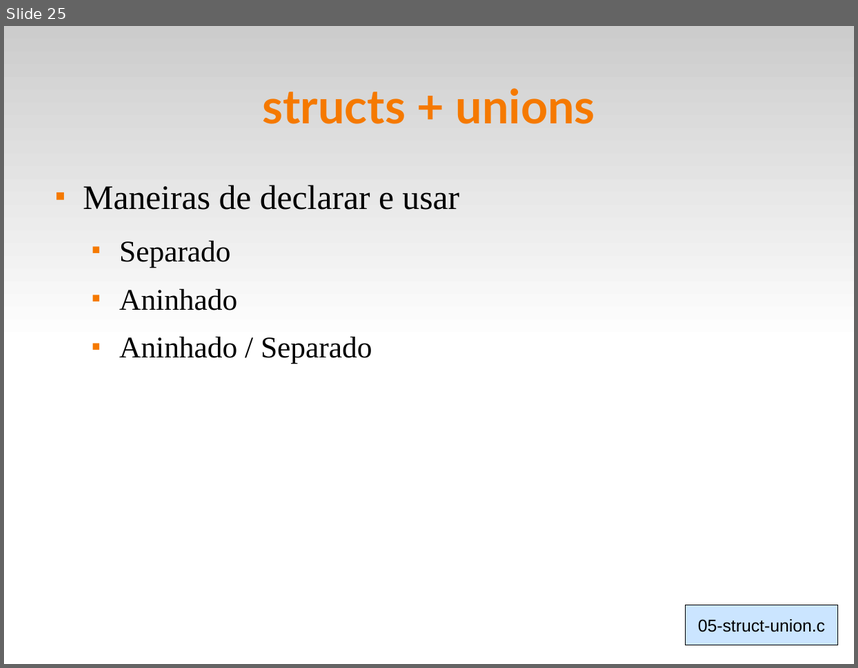
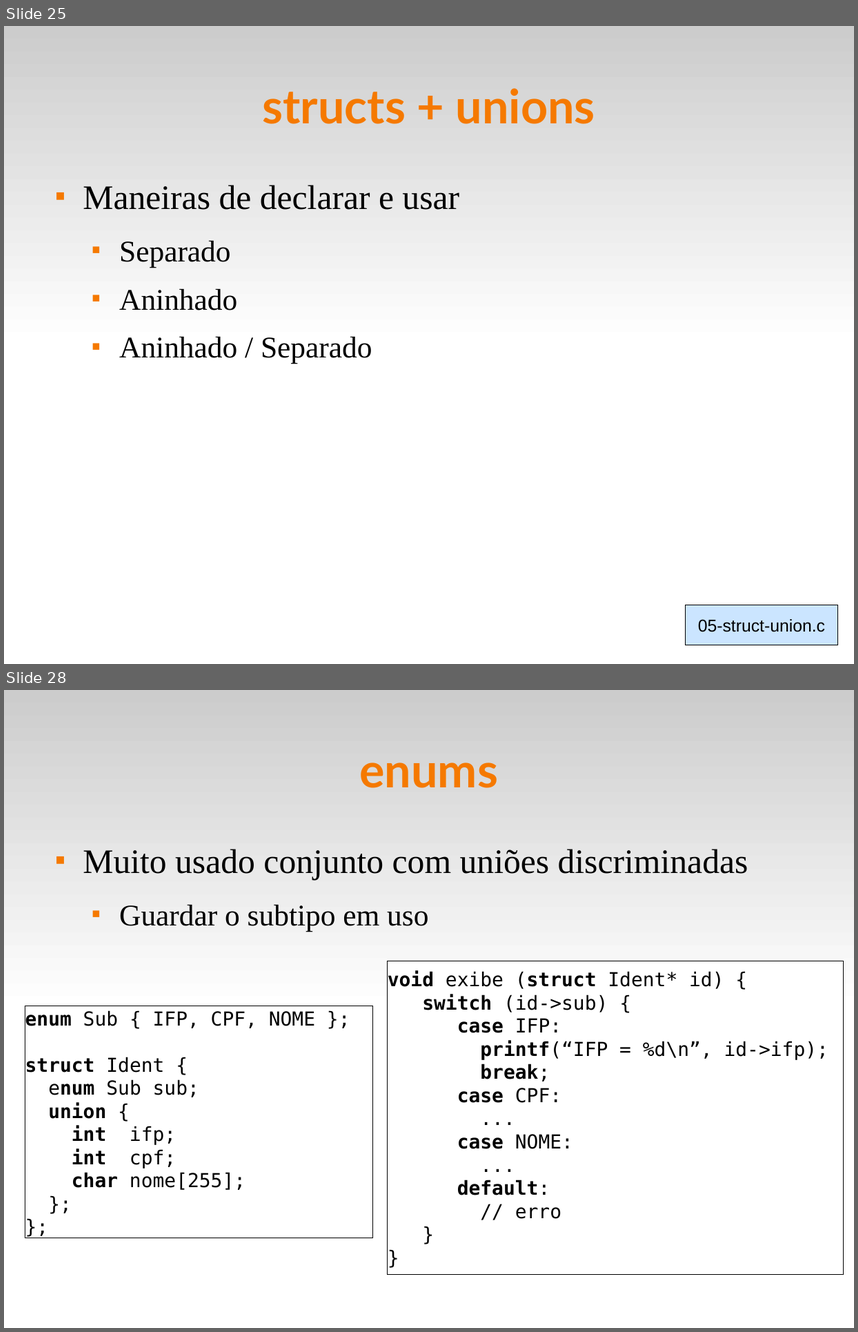
Before and after one commit to fsantanna-uerj/LP1, a slide deck: Slides/lp1-07-compostos.odp. Shown one above the other, each under a label of ours: slide 25 before the commit, slides 25 and 28 after it; the slides between them are not shown. The pictures are 858x668 and 858x1332 pixels, drawn with LibreOffice and Linux fonts; fonts in the diff are those of the drawing. Boxes give left, top, right and bottom in pixels: in the first picture for what was removed or moved away, otherwise in the second. Text is boxed around its words. In the diff, an @@ line names an element or a change of style, - is before the commit and + after.

```diff
--- a/Slides/lp1-07-compostos.odp
+++ b/Slides/lp1-07-compostos.odp
@@ slide 28 added at bbox=[4, 690, 854, 1328], background #FFFFFF; not listed: 1 template element that a slide beside it also shows @@
@@ title added at bbox=[359, 762, 498, 788], 44 pt, text #F57900, bold @@
+enums
@@ text added at bbox=[83, 849, 749, 931], 32 pt, text #000000 @@
+■ Muito usado conjunto com uniões discriminadas
+  ■ Guardar o subtipo em uso
@@ rectangle added at bbox=[388, 960, 843, 1274], fill #FFFFFF, outline #000000 0 pt, 18 pt, text #000000 @@
+void exibe (struct Ident* id) {
+switch (id->sub) {
+case IFP:
+printf(“IFP = %d\n”, id->ifp);
+break;
+case CPF:
+...
+case NOME:
+...
+default:
+// erro
+}
+}
@@ rectangle added at bbox=[25, 1005, 372, 1238], fill #FFFFFF, outline #000000 0 pt, 18 pt, text #000000 @@
+enum Sub { IFP, CPF, NOME };
+struct Ident {
+enum Sub sub;
+union {
+int ifp;
+int cpf;
+char nome[255];
+};
+};
```
Also in this commit, not shown: 1 slide changed, 1 other slide added, 3 slides removed, 3 other files.
